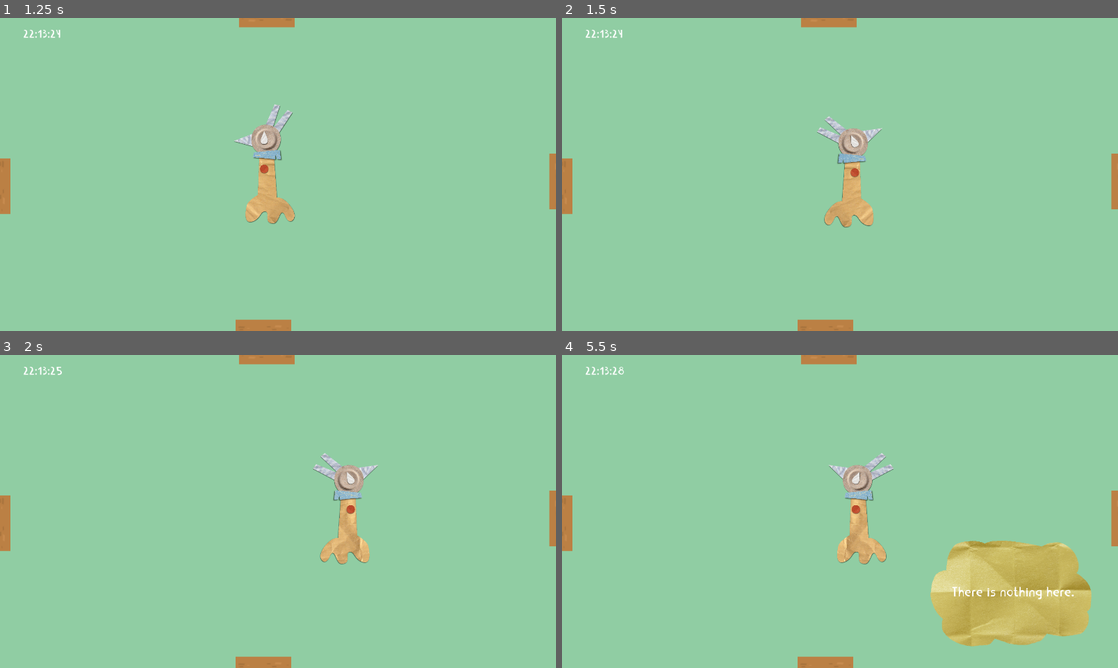
Above: before the commit, frames 1-4 (two rows, left to right).
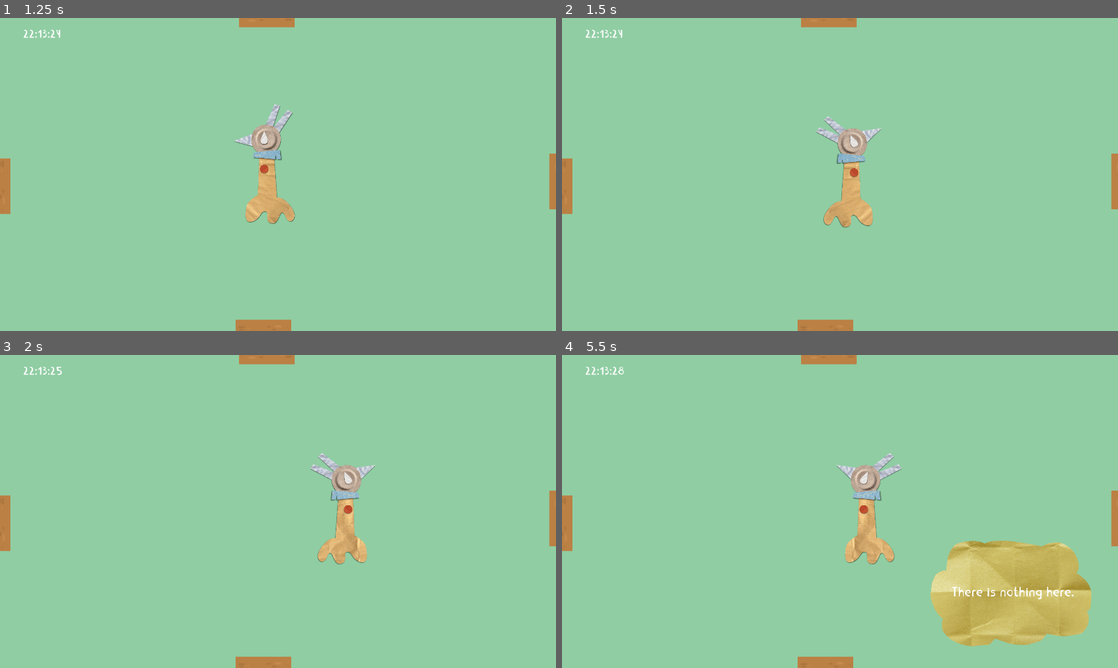
Above: after the commit, the same moments.

Repository: ZaninAndrea/shovel-jam-25
Game: Godot game, scene res://scenes/menu/main_menu.tscn
The game is run twice, just before and just after one commit, with the same random seed, the same clock (stepped at 60 frames per second) and the same inputs.
Inputs:
- Up to frame 1 (1.25 s): click "PLAY" at 0.5 s
- Up to frame 2 (1.5 s): tap Enter at 1.25 s; hold Right (ui_right) from 1.28 s (still down); hold E (push) from 1.28 s (still down)
- Up to frame 3 (2 s): keep holding Right (ui_right); keep holding E (push)
- Up to frame 4 (5.5 s): release Right (ui_right) at 2.03 s; release E (push) at 2.03 s; hold Down (ui_down) 2.03-2.78 s; tap E (push) at 2.1, 3.05, 3.6, 5.3 s; hold Right (ui_right) 2.78-3.53 s; hold 1 (select_slot_1) 2.78-3.53 s; hold Up (ui_up) 3.53-4.28 s; hold E (push) 4.28-5.03 s; hold Left (ui_left) from 4.28 s (still down); tap 1 (select_slot_1) at 5.1 s

Frame 1 is identical in both runs. In frame 2, 0.3% of the frame differs, in the area x 45-58%, y 31-67%; in frame 3, 0.8%; in frame 4, 1.7%, in the area x 48-61%, y 31-67%.

Commit message:
Aggiusta velocità orizzontale in base alla profondità

Diff:
--- a/scenes/player/player.gd
+++ b/scenes/player/player.gd
@@ -1,7 +1,7 @@
 extends CharacterBody2D
 class_name Player
 
-@export var speed := Vector2(400, 400)
+@export var speed := Vector2(150, 400)
 @export var push_force := speed / 3
 
 @onready var animated_sprite_2d: AnimatedSprite2D = $AnimatedSprite2D
@@ -52,35 +52,6 @@
 		relative = direction
 	push_area.position = relative * offset_distance
 
-	if !is_pushing:
-		# Flip sprite only if we are not pushing
-		if direction.x > 0:
-			animated_sprite_2d.flip_h = false
-		elif direction.x < 0:
-			animated_sprite_2d.flip_h = true
-		else:
-			#print(last_facing_direction)
-			if last_facing_direction > 0:
-				animated_sprite_2d.flip_h = true
-			elif last_facing_direction < 0:
-				animated_sprite_2d.flip_h = false
-		velocity = direction * speed
-		move_and_slide()
-
-	# Push logic
-	if is_pushing:
-		# Don't change facing direction but change movement direction
-		velocity = direction * push_force
-		move_and_slide()
-		if direction != Vector2.ZERO:
-			var push_dir = direction
-			# Force push direction to cardinal
-			if abs(direction.x) > abs(direction.y):
-				push_dir = Vector2(sign(direction.x), 0)
-			else:
-				push_dir = Vector2(0, sign(direction.y))
-			push_target.push(push_dir * push_force)
-
 	# Scale the player depending on its distance from the camera
 	var distance_from_bottom = (540 - get_viewport().get_camera_2d().to_local(global_position).y) / 1080
 	if distance_from_bottom > 1:
@@ -94,6 +65,35 @@
 
 	scale = Vector2.ONE * scale_factor
 
+
+	if !is_pushing:
+		# Flip sprite only if we are not pushing
+		if direction.x > 0:
+			animated_sprite_2d.flip_h = false
+		elif direction.x < 0:
+			animated_sprite_2d.flip_h = true
+		else:
+			#print(last_facing_direction)
+			if last_facing_direction > 0:
+				animated_sprite_2d.flip_h = true
+			elif last_facing_direction < 0:
+				animated_sprite_2d.flip_h = false
+		velocity = direction * speed * Vector2(scale_factor, 1.0)
+		move_and_slide()
+
+	# Push logic
+	if is_pushing:
+		# Don't change facing direction but change movement direction
+		velocity = direction * push_force * Vector2(scale_factor, 1.0)
+		move_and_slide()
+		if direction != Vector2.ZERO:
+			var push_dir = direction
+			# Force push direction to cardinal
+			if abs(direction.x) > abs(direction.y):
+				push_dir = Vector2(sign(direction.x), 0)
+			else:
+				push_dir = Vector2(0, sign(direction.y))
+			push_target.push(push_dir * push_force)
 
 func _on_push_area_body_entered(body: Node2D) -> void:
 	if body.is_in_group("pushable"):
--- a/scenes/rooms/engine_room/engine_room.tscn
+++ b/scenes/rooms/engine_room/engine_room.tscn
@@ -19,7 +19,7 @@
 
 [node name="EngineRoom" type="Node2D"]
 script = ExtResource("1_xnxt0")
-speed = Vector2(400, 150)
+speed = Vector2(150, 150)
 bottom_scale = 4.0
 top_position = 0.25
 
@@ -34,29 +34,24 @@
 texture = ExtResource("2_l7ug3")
 
 [node name="StaticBody2D" parent="." instance=ExtResource("2_fuylo")]
-visible = false
 position = Vector2(979, 1116)
 scale = Vector2(30, 1.297)
 
 [node name="StaticBody2D3" parent="." instance=ExtResource("2_fuylo")]
-visible = false
 position = Vector2(1559, 919)
-rotation = -2.35619
+rotation = -2.44346
 scale = Vector2(10, 1.09)
 
 [node name="StaticBody2D4" parent="." instance=ExtResource("2_fuylo")]
-visible = false
 position = Vector2(338, 915)
-rotation = 2.35619
+rotation = 2.44346
 scale = Vector2(10, 1.09)
 
 [node name="StaticBody2D5" parent="." instance=ExtResource("2_fuylo")]
-visible = false
 position = Vector2(602, 679)
 scale = Vector2(3, 1.09)
 
 [node name="StaticBody2D6" parent="." instance=ExtResource("2_fuylo")]
-visible = false
 position = Vector2(1350, 690)
 scale = Vector2(3, 1.09)
 
--- a/scenes/rooms/ship_with_time_travel/ShipWithTimeTravel.tscn
+++ b/scenes/rooms/ship_with_time_travel/ShipWithTimeTravel.tscn
@@ -51,7 +51,7 @@
 tracks/1/interp = 1
 tracks/1/loop_wrap = true
 tracks/1/keys = {
-"times": PackedFloat32Array(1.45),
+"times": PackedFloat32Array(1.49),
 "transitions": PackedFloat32Array(1),
 "values": [{
 "args": [],
